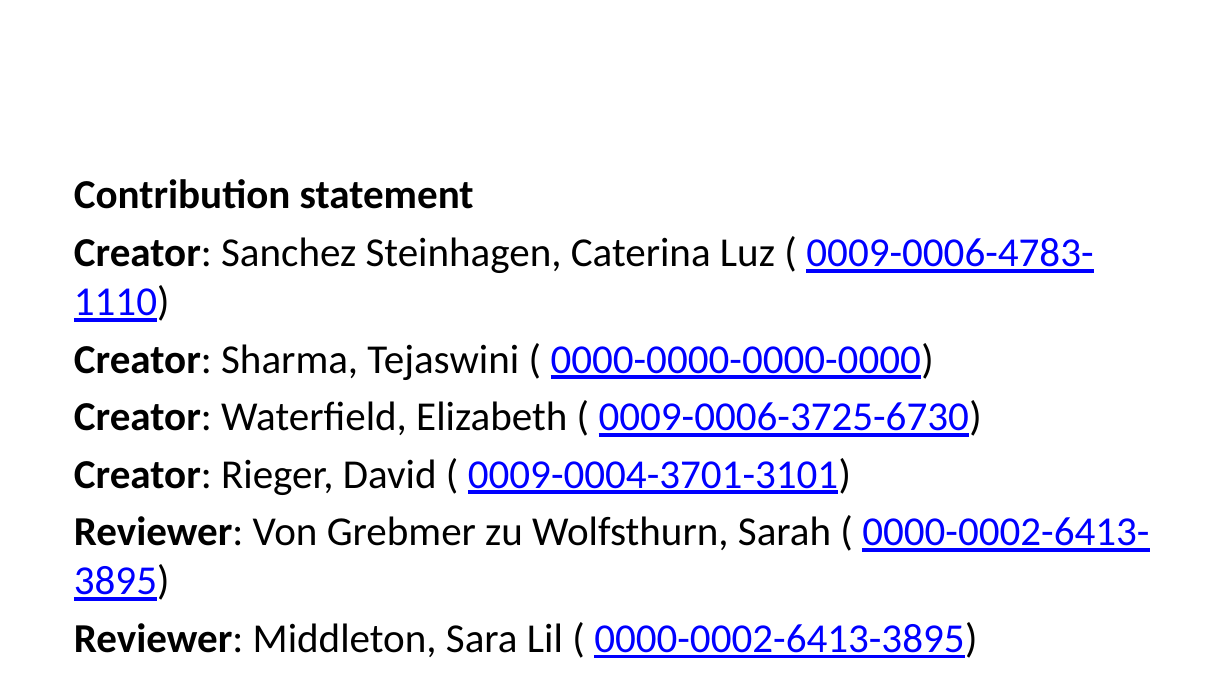
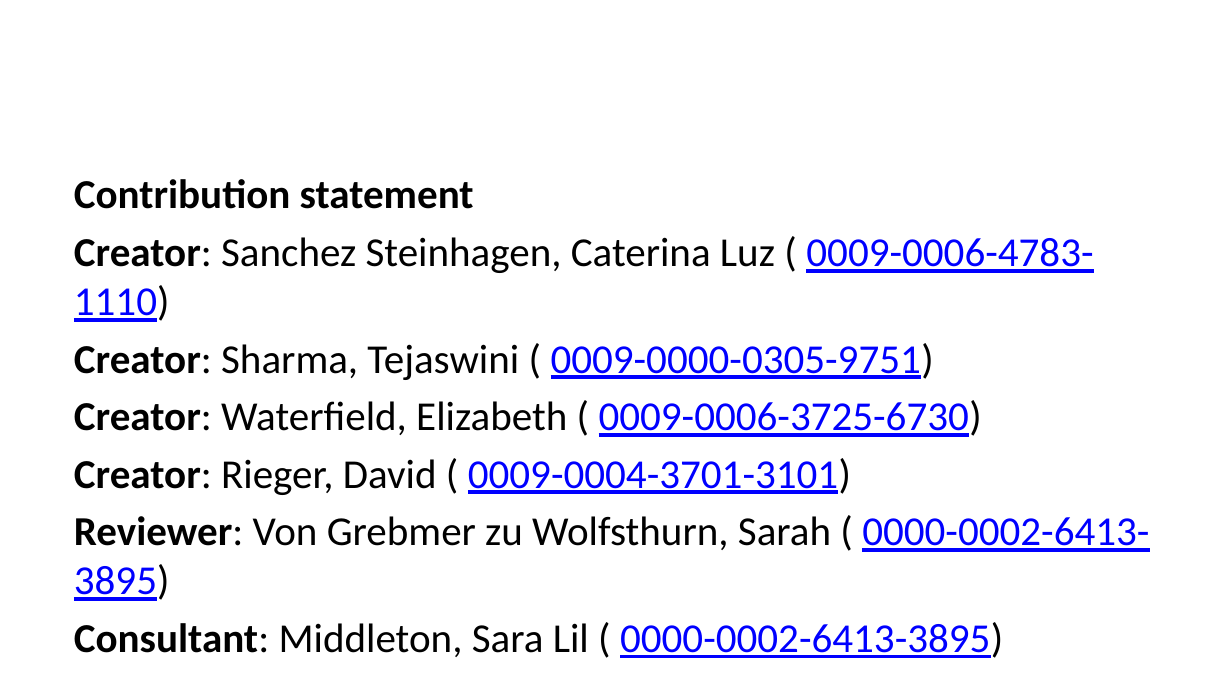
Before and after one commit to lmu-osc/teaching-material-for-novices, a slide deck: slide 82 of open-research-tools/r-part-I/r-part-I-slides.pptx. Drawn at 1232x693 pixels with LibreOffice and Linux fonts; fonts in the diff are those of the drawing. Boxes give left, top, right and bottom in pixels: in the first picture for what was removed or moved away, otherwise in the second. Text is boxed around its words. In the diff, an @@ line names an element or a change of style, - is before the commit and + after.

```diff
--- a/open-research-tools/r-part-I/r-part-I-slides.pptx
+++ b/open-research-tools/r-part-I/r-part-I-slides.pptx
@@ text at box(74, 343, 934, 380): text changed @@
-Creator: Sharma, Tejaswini ( 0000-0000-0000-0000)
+Creator: Sharma, Tejaswini ( 0009-0000-0305-9751)
@@ text at box(74, 622, 1003, 658): text changed @@
-Reviewer: Middleton, Sara Lil ( 0000-0002-6413-3895)
+Consultant: Middleton, Sara Lil ( 0000-0002-6413-3895)
```
Also in this commit, not shown: 58 other files.
